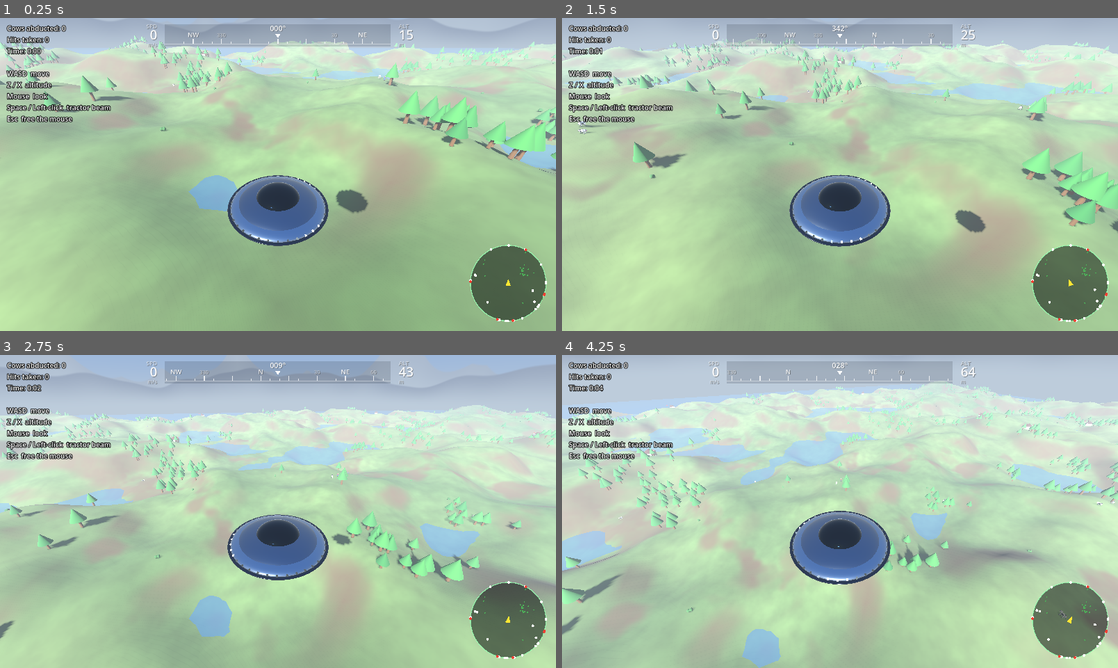
Above: before the commit, frames 1-4 (two rows, left to right).
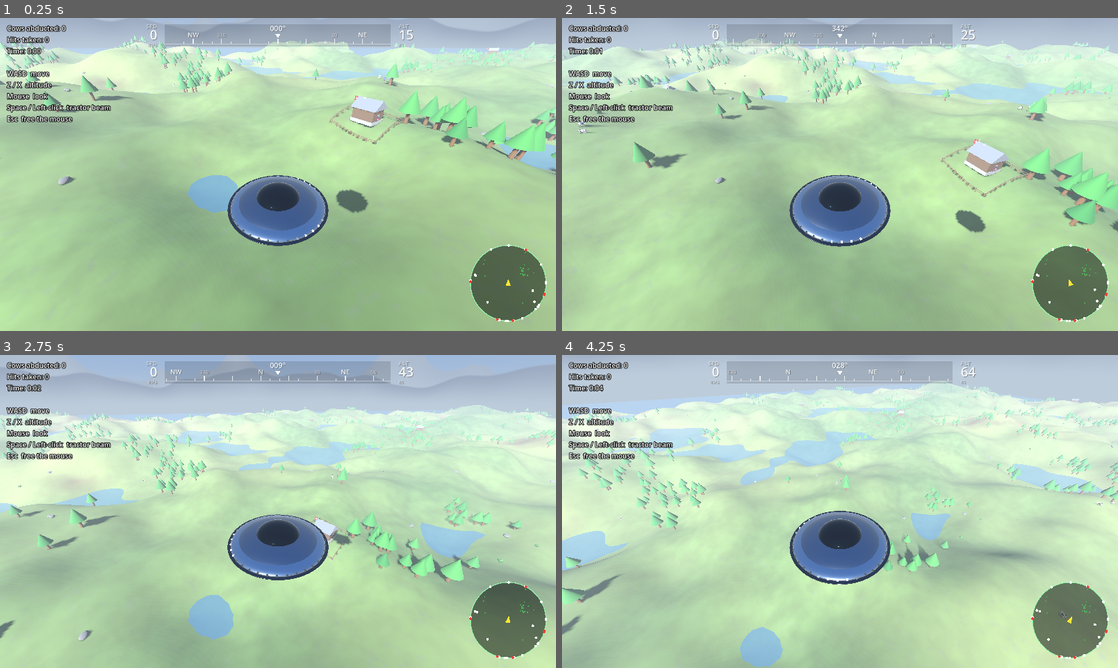
Above: after the commit, the same moments.

Repository: lsandini/cow-abductor
Game: Godot game, scene res://scenes/Main.tscn
Two runs of this game, one before a commit and one after it. Both use one fixed random seed, a clock stepped at 60 frames per second and the inputs below.
Inputs (mouse positions are in pixels of both pictures, inside the frame that each line leads up to):
- Up to frame 1 (0.25 s): no input
- Up to frame 2 (1.5 s): tap Enter at 0.5 s; move the mouse to (867, 174) at 0.52 s; hold Space (beam) 0.53-1.28 s; hold Z (altitude_up) from 0.53 s (still down); click (867, 174) at 0.67 s; move the mouse to (812, 174) at 1.27 s; tap M at 1.35 s
- Up to frame 3 (2.75 s): keep holding Z (altitude_up); move the mouse to (289, 505) at 2.02 s; tap B at 2.1 s
- Up to frame 4 (4.25 s): keep holding Z (altitude_up); move the mouse to (834, 517) at 2.77 s; tap 1 at 2.85 s; click (834, 517) at 2.92 s; move the mouse to (878, 514) at 3.52 s; tap 2 at 3.6 s

The runs differ from the first frame. In frame 1, 8.3% of the frame differs, in the area x 0-100%, y 7-64%; in frame 2, 9.6%, in the area x 0-100%, y 6-86%; in frame 3, 8.2%; in frame 4, 8.9%.

Commit message:
fences, terrain and cow model improvements

Diff:
--- a/scripts/Cow.gd
+++ b/scripts/Cow.gd
@@ -290,6 +290,13 @@
 	# Muzzle: a soft pink snout at the very front.
 	_add_part(_sphere(0.24), pink, Vector3(0, 1.22, 1.20), Vector3.ZERO, Vector3(1.0, 0.78, 0.7))
 
+	# Eyes: little white eyeballs with dark pupils, set on the front of the face
+	# just above the muzzle so the cow reads as friendly and wide-eyed.
+	var eye_white := _solid_material(Color(0.97, 0.97, 0.95))
+	for ex in [-0.165, 0.165]:
+		_add_part(_sphere(0.09), eye_white, Vector3(ex, 1.47, 1.06), Vector3.ZERO, Vector3(0.9, 1.0, 0.7))
+		_add_part(_sphere(0.05), black, Vector3(ex, 1.46, 1.15))
+
 	# Ears: flattened spheres angled out from the sides of the head.
 	_add_part(_sphere(0.14), coat, Vector3(0.30, 1.46, 0.86), Vector3(0, 0, -35), Vector3(1.5, 0.5, 0.9))
 	_add_part(_sphere(0.14), coat, Vector3(-0.30, 1.46, 0.86), Vector3(0, 0, 35), Vector3(1.5, 0.5, 0.9))
@@ -304,8 +311,12 @@
 			_add_part(_cylinder(0.13, 0.09, 0.78), coat, Vector3(x, 0.42, z))
 			_add_part(_cylinder(0.11, 0.11, 0.14), black, Vector3(x, 0.07, z))
 
-	# Udder under the belly toward the back.
-	_add_part(_sphere(0.20), pink, Vector3(0, 0.66, -0.30), Vector3.ZERO, Vector3(1.1, 0.8, 1.2))
+	# Udder: a soft pink dome under the belly toward the back (flat side tucked up
+	# into the belly, rounded side hanging down), finished with four little teats.
+	_add_part(_dome(0.22), pink, Vector3(0, 0.62, -0.28), Vector3(180, 0, 0), Vector3(1.25, 1.0, 1.35))
+	for tx in [-0.09, 0.09]:
+		for tz in [-0.20, -0.36]:
+			_add_part(_cylinder(0.028, 0.038, 0.13), pink, Vector3(tx, 0.45, tz))
 
 	# Tail: a thin drooping cylinder off the rump with a dark tuft on the end.
 	_add_part(_cylinder(0.05, 0.04, 0.6), coat, Vector3(0, 0.80, -0.92), Vector3(28, 0, 0))
@@ -340,6 +351,15 @@
 	return mesh
 
 
+# A hemisphere (flat circle at the top, rounded below). Used for the udder.
+func _dome(radius: float) -> SphereMesh:
+	var mesh := SphereMesh.new()
+	mesh.radius = radius
+	mesh.height = radius        # half as tall as a full sphere = a dome
+	mesh.is_hemisphere = true
+	return mesh
+
+
 func _cylinder(top_radius: float, bottom_radius: float, height: float) -> CylinderMesh:
 	var mesh := CylinderMesh.new()
 	mesh.top_radius = top_radius
--- a/scripts/Terrain.gd
+++ b/scripts/Terrain.gd
@@ -27,7 +27,7 @@
 
 # --- Streaming -------------------------------------------------------------
 @export var chunk_size: float = 130.0      # world side length of one chunk
-@export var chunk_segments: int = 22       # mesh resolution per chunk side
+@export var chunk_segments: int = 36       # mesh resolution per chunk side
 @export var view_radius: int = 4           # chunks kept loaded in each direction
 @export var builds_per_frame: int = 2      # how many chunks we may build per frame
 
@@ -246,16 +246,20 @@
 func _build_ground_mesh(coord: Vector2i) -> Mesh:
 	var seg := chunk_segments
 	var step := chunk_size / float(seg)
-	var ox := coord.x * chunk_size
-	var oz := coord.y * chunk_size
 
 	var st := SurfaceTool.new()
 	st.begin(Mesh.PRIMITIVE_TRIANGLES)
 
 	for j in range(seg + 1):
 		for i in range(seg + 1):
-			var x := ox + i * step
-			var z := oz + j * step
+			# Index from the GLOBAL grid (coord*seg + i) rather than off a per-chunk
+			# origin, so a chunk's last edge column lands on EXACTLY the same float
+			# coordinate as the next chunk's first column. The height/biome/normal
+			# samplers then return identical values on both sides — no seam. (Adding
+			# i*step onto a per-chunk origin instead leaves a sub-unit float mismatch
+			# at the edge that shows up as a faint biome-colour grid line.)
+			var x := (coord.x * seg + i) * step
+			var z := (coord.y * seg + j) * step
 			st.set_color(Color(get_biome(x, z), 0.0, 0.0, 1.0))
 			st.set_uv(Vector2(float(i), float(j)))
 			st.set_normal(_ground_normal(x, z))
@@ -308,9 +312,20 @@
 	for t in int(round(rng.randf_range(0.0, 5.0) * tree_lush)):
 		_place_prop(parent, "tree", ox + rng.randf() * chunk_size, oz + rng.randf() * chunk_size, rng)
 
-	# Rocks — more common on dry/barren ground.
-	for r in int(round(rng.randf_range(0.0, 4.0) * (1.0 - lush))):
+	# Rocks — sparse on lush pasture, common on dry/barren ground.
+	var barren := 1.0 - lush
+	for r in int(round(rng.randf_range(0.0, 3.0) + barren * 6.0)):
 		_place_prop(parent, "rock", ox + rng.randf() * chunk_size, oz + rng.randf() * chunk_size, rng)
+
+	# In the most barren chunks, occasionally drop a scree field — a tight cluster
+	# of rocks that reads as a stony patch matching the bare ground texture.
+	if barren > 0.5 and rng.randf() < barren * 0.55:
+		var sx := ox + rng.randf() * chunk_size
+		var sz := oz + rng.randf() * chunk_size
+		for i in rng.randi_range(4, 9):
+			var a := rng.randf() * TAU
+			var d := sqrt(rng.randf()) * 7.0
+			_place_prop(parent, "rock", sx + cos(a) * d, sz + sin(a) * d, rng)
 
 	# Bushes sprinkled everywhere to break up the grass.
 	for b in rng.randi_range(0, 4):
@@ -324,9 +339,14 @@
 		var hh := get_height(hx, hz)
 		if hh >= water_level + 0.6 and hh < 40.0:
 			var chalet := _make_chalet(rng)
+			var rot := rng.randf() * TAU
 			chalet.position = Vector3(hx, hh - 0.2, hz)   # nestle slightly into the slope
-			chalet.rotation.y = rng.randf() * TAU
+			chalet.rotation.y = rot
 			parent.add_child(chalet)
+			# The fence is built in world space (each post sampled against the
+			# terrain) so it hugs the slope instead of floating, so it lives on the
+			# chunk rather than under the flat chalet node.
+			_build_fence(parent, hx, hz, rot, rng)
 
 
 # Sit a prop on the terrain at (x, z), skipping anything that would stand in
@@ -425,52 +445,240 @@
 	return bush
 
 
-# A little Swiss chalet: timber walls under a hip roof with a chimney, and a
-# flag on a pole planted beside it.
-func _make_chalet(_rng: RandomNumberGenerator) -> Node3D:
+# A Valais-style Swiss chalet (see chalet.jpg): dark weathered-timber walls on a
+# stone base, under a steep GABLED roof of grey stone slates, with a stone
+# chimney, shuttered windows over flower boxes, a flag, and a split-rail fence
+# ringing the yard.
+func _make_chalet(rng: RandomNumberGenerator) -> Node3D:
 	var chalet := Node3D.new()
 	chalet.name = "Chalet"
 
-	var wall_mat := _solid_material(Color(0.82, 0.72, 0.55))   # warm timber walls
-	var roof_mat := _solid_material(Color(0.32, 0.17, 0.13))   # dark red-brown roof
-
-	# Walls: ~6.5 m wide, 5 m deep, 3.2 m tall (a real cottage dwarfs the cows).
+	# Weathered alpine palette, with a little per-chalet variation.
+	var timber_mat := _solid_material(
+		Color(0.34, 0.24, 0.16).lerp(Color(0.46, 0.33, 0.22), rng.randf()))   # sun-darkened logs
+	var stone_mat := _solid_material(Color(0.54, 0.53, 0.50))                  # foundation / chimney
+	var slate_mat := _solid_material(
+		Color(0.38, 0.40, 0.43).lerp(Color(0.46, 0.46, 0.47), rng.randf()))   # grey stone-slab roof
+
+	const W := 6.5    # width  (x)
+	const D := 5.0    # depth  (z)
+	const WALL_H := 3.0
+
+	# Stone foundation the timber sits on — a touch wider so it reads as a plinth.
+	var base_mesh := BoxMesh.new()
+	base_mesh.size = Vector3(W + 0.3, 1.0, D + 0.3)
+	var base := MeshInstance3D.new()
+	base.mesh = base_mesh
+	base.material_override = stone_mat
+	base.position.y = 0.5
+	chalet.add_child(base)
+
+	# Timber walls (log-cabin body) standing on the plinth.
 	var walls_mesh := BoxMesh.new()
-	walls_mesh.size = Vector3(6.5, 3.2, 5.0)
+	walls_mesh.size = Vector3(W, WALL_H, D)
 	var walls := MeshInstance3D.new()
 	walls.mesh = walls_mesh
-	walls.material_override = wall_mat
-	walls.position.y = 1.6
+	walls.material_override = timber_mat
+	walls.position.y = 1.0 + WALL_H * 0.5
 	chalet.add_child(walls)
 
-	# Hip (pyramid) roof: a 4-sided cone turned 45 deg to sit square on the walls.
-	var roof_mesh := CylinderMesh.new()
-	roof_mesh.top_radius = 0.0
-	roof_mesh.bottom_radius = 4.7   # ~6.6 m across the eaves, a little overhang
-	roof_mesh.height = 2.8          # steep alpine pitch; ridge ends up ~6 m up
-	roof_mesh.radial_segments = 4
+	var eaves_y := 1.0 + WALL_H   # top of the walls / base of the roof
+
+	# Gabled roof: a triangular prism. The PrismMesh extrudes its triangle along
+	# Z, so we rotate it 90 deg to lay the ridge along X (the width). Generous
+	# overhang on all sides, the way heavy alpine roofs hang over the walls.
+	const ROOF_H := 2.4
+	var roof_mesh := PrismMesh.new()
+	roof_mesh.size = Vector3(D + 1.4, ROOF_H, W + 1.0)   # (base across eaves, height, ridge length)
 	var roof := MeshInstance3D.new()
 	roof.mesh = roof_mesh
-	roof.material_override = roof_mat
-	roof.position.y = 4.6           # base on the wall top (3.2) + half the height
-	roof.rotation.y = PI / 4.0
+	roof.material_override = slate_mat
+	roof.position.y = eaves_y + ROOF_H * 0.5
+	roof.rotation.y = PI / 2.0
 	chalet.add_child(roof)
 
-	# A little chimney.
+	# Triangular gable infill so the timber wall reaches the ridge on the end
+	# faces (the prism alone would leave the gable ends open above the eaves).
+	for sx in [-1.0, 1.0]:
+		var gable_mesh := PrismMesh.new()
+		gable_mesh.size = Vector3(D, ROOF_H, 0.25)
+		var gable := MeshInstance3D.new()
+		gable.mesh = gable_mesh
+		gable.material_override = timber_mat
+		gable.position = Vector3(sx * (W * 0.5 - 0.12), eaves_y + ROOF_H * 0.5, 0.0)
+		gable.rotation.y = PI / 2.0
+		chalet.add_child(gable)
+
+	# Stone chimney rising past the ridge.
 	var chimney_mesh := BoxMesh.new()
-	chimney_mesh.size = Vector3(0.6, 1.5, 0.6)
+	chimney_mesh.size = Vector3(0.7, 2.0, 0.7)
 	var chimney := MeshInstance3D.new()
 	chimney.mesh = chimney_mesh
-	chimney.material_override = roof_mat
-	chimney.position = Vector3(1.7, 5.3, 0.9)
+	chimney.material_override = stone_mat
+	chimney.position = Vector3(W * 0.25, eaves_y + 1.4, 0.0)
 	chalet.add_child(chimney)
+
+	# A heavy plank door, centred on the front (+Z) face.
+	var door_mesh := BoxMesh.new()
+	door_mesh.size = Vector3(1.1, 2.0, 0.12)
+	var door := MeshInstance3D.new()
+	door.mesh = door_mesh
+	door.material_override = _solid_material(Color(0.22, 0.15, 0.10))
+	door.position = Vector3(0.0, 2.0, D * 0.5 + 0.02)
+	chalet.add_child(door)
+
+	# Shuttered windows with flower boxes, two on the front, one on each end.
+	for wx in [-1.9, 1.9]:
+		var win := _make_window(rng)
+		win.position = Vector3(wx, 2.0, D * 0.5 + 0.02)
+		chalet.add_child(win)
+	for sx2 in [-1.0, 1.0]:
+		var win_side := _make_window(rng)
+		win_side.position = Vector3(sx2 * (W * 0.5 + 0.02), 2.0, 0.0)
+		win_side.rotation.y = sx2 * PI / 2.0
+		chalet.add_child(win_side)
 
 	# The flag on its pole, planted just beside the cottage.
 	var flag := _make_flag()
-	flag.position = Vector3(5.0, 0.0, 1.2)
+	flag.position = Vector3(W * 0.5 + 1.0, 0.0, 1.2)
 	chalet.add_child(flag)
 
+	# The split-rail fence is built separately, in world space, so it can hug the
+	# terrain slope (see _build_fence at the chalet's call site).
 	return chalet
+
+
+# A small shuttered window (facing +Z) over a flower box, the way alpine chalets
+# carry geraniums on every sill. Returned in its own frame so callers just
+# position/rotate it onto a wall.
+func _make_window(rng: RandomNumberGenerator) -> Node3D:
+	var win := Node3D.new()
+	win.name = "Window"
+
+	# White-painted frame with a dark glass pane recessed into it.
+	var frame := MeshInstance3D.new()
+	var frame_mesh := BoxMesh.new()
+	frame_mesh.size = Vector3(1.05, 1.2, 0.1)
+	frame.mesh = frame_mesh
+	frame.material_override = _solid_material(Color(0.90, 0.89, 0.85))
+	win.add_child(frame)
+
+	var pane := MeshInstance3D.new()
+	var pane_mesh := BoxMesh.new()
+	pane_mesh.size = Vector3(0.82, 0.96, 0.08)
+	pane.mesh = pane_mesh
+	pane.material_override = _solid_material(Color(0.20, 0.26, 0.30))
+	pane.position.z = 0.04
+	win.add_child(pane)
+
+	# Open shutters flanking the frame.
+	var shutter_mat := _solid_material(Color(0.45, 0.20, 0.16))   # weathered barn red
+	for sx in [-1.0, 1.0]:
+		var shutter := MeshInstance3D.new()
+		var shutter_mesh := BoxMesh.new()
+		shutter_mesh.size = Vector3(0.28, 1.2, 0.06)
+		shutter.mesh = shutter_mesh
+		shutter.material_override = shutter_mat
+		shutter.position = Vector3(sx * 0.66, 0.0, 0.04)
+		win.add_child(shutter)
+
+	# Flower box on the sill with a few bright blooms.
+	var box := MeshInstance3D.new()
+	var box_mesh := BoxMesh.new()
+	box_mesh.size = Vector3(1.1, 0.22, 0.26)
+	box.mesh = box_mesh
+	box.material_override = _solid_material(Color(0.30, 0.20, 0.13))
+	box.position = Vector3(0.0, -0.74, 0.14)
+	win.add_child(box)
+
+	var blooms := [Color(0.86, 0.20, 0.28), Color(0.90, 0.36, 0.55), Color(0.80, 0.16, 0.20)]
+	for i in 5:
+		var petal := MeshInstance3D.new()
+		var petal_mesh := SphereMesh.new()
+		petal_mesh.radius = 0.11
+		petal_mesh.height = 0.22
+		petal.mesh = petal_mesh
+		petal.material_override = _solid_material(blooms[rng.randi() % blooms.size()])
+		petal.position = Vector3(-0.44 + i * 0.22, -0.60, 0.18)
+		win.add_child(petal)
+
+	return win
+
+
+# A rustic split-rail fence enclosing the chalet's yard, with a gate gap at the
+# front. Built in WORLD space (added to the chunk, not the chalet): every post is
+# sampled against the terrain so the fence hugs the slope, and the rails tilt to
+# join neighbouring post tops instead of floating flat. Purely cosmetic — props
+# carry no collision. (ox, oz) is the chalet's world position; rot its yaw.
+func _build_fence(parent: Node3D, ox: float, oz: float, rot: float, _rng: RandomNumberGenerator) -> void:
+	var mat := _solid_material(Color(0.40, 0.29, 0.19))
+
+	const HX := 7.5    # half-extents of the yard (chalet-local)
+	const HZ := 6.5
+	const GATE := 1.4  # half-width of the front gate opening
+
+	# Five straight runs in chalet-local XZ; the front (+Z) is split around the gate.
+	_fence_run(parent, mat, ox, oz, rot, Vector2(-HX, HZ), Vector2(-GATE, HZ))   # front-left
+	_fence_run(parent, mat, ox, oz, rot, Vector2(GATE, HZ), Vector2(HX, HZ))     # front-right
+	_fence_run(parent, mat, ox, oz, rot, Vector2(-HX, -HZ), Vector2(HX, -HZ))    # back
+	_fence_run(parent, mat, ox, oz, rot, Vector2(-HX, -HZ), Vector2(-HX, HZ))    # left
+	_fence_run(parent, mat, ox, oz, rot, Vector2(HX, -HZ), Vector2(HX, HZ))      # right
+
+
+# Turn a chalet-local XZ offset into a world XZ point (yaw rotation + translation).
+func _fence_world(ox: float, oz: float, rot: float, local: Vector2) -> Vector2:
+	var c := cos(rot)
+	var s := sin(rot)
+	return Vector2(ox + c * local.x + s * local.y, oz - s * local.x + c * local.y)
+
+
+# Build one straight fence run between two chalet-local points: evenly spaced
+# posts, each dropped onto the terrain, joined by two rails that tilt to follow
+# the ground between consecutive posts.
+func _fence_run(parent: Node3D, mat: StandardMaterial3D, ox: float, oz: float, rot: float,
+		a: Vector2, b: Vector2) -> void:
+	var spans := int(max(1, round((b - a).length() / 2.4)))
+
+	# Sample each post's world position + terrain height along the run.
+	var pts: Array[Vector3] = []
+	for i in spans + 1:
+		var local := a.lerp(b, float(i) / float(spans))
+		var w := _fence_world(ox, oz, rot, local)
+		pts.append(Vector3(w.x, get_height(w.x, w.y), w.y))
+
+	# Posts: stand each one at its sampled height, sunk a little into the ground.
+	for p in pts:
+		var post := MeshInstance3D.new()
+		var post_mesh := BoxMesh.new()
+		post_mesh.size = Vector3(0.16, 1.5, 0.16)
+		post.mesh = post_mesh
+		post.material_override = mat
+		post.position = p + Vector3(0.0, 0.45, 0.0)   # top ~1.2 above ground, base sunk ~0.3
+		post.rotation.y = rot
+		parent.add_child(post)
+
+	# Rails: one segment per post gap, tilted to connect the two post tops so the
+	# rail follows the slope instead of cutting through or floating over it.
+	for ry in [0.55, 1.0]:
+		for i in spans:
+			var p0 := pts[i] + Vector3(0.0, ry, 0.0)
+			var p1 := pts[i + 1] + Vector3(0.0, ry, 0.0)
+			var seg := p1 - p0
+			var rail := MeshInstance3D.new()
+			var rail_mesh := BoxMesh.new()
+			rail_mesh.size = Vector3(seg.length(), 0.12, 0.08)
+			rail.mesh = rail_mesh
+			rail.material_override = mat
+			# Orient the rail's local +X axis along the segment (handles both the
+			# horizontal heading and the up/down pitch of the slope).
+			var x_axis := seg.normalized()
+			var z_axis := x_axis.cross(Vector3.UP)
+			if z_axis.length() < 0.001:
+				z_axis = Vector3.FORWARD   # degenerate: perfectly vertical segment
+			z_axis = z_axis.normalized()
+			var y_axis := z_axis.cross(x_axis).normalized()
+			rail.transform = Transform3D(Basis(x_axis, y_axis, z_axis), (p0 + p1) * 0.5)
+			parent.add_child(rail)
 
 
 # A small Swiss flag (red field with a white cross) on a slim pole.
@@ -613,23 +821,46 @@
 void fragment() {
 	vec2 wp = world_pos.xz;
 
-	float macro  = fbm(wp * 0.020);
-	float detail = fbm(wp * 0.220);
-
-	// Base grass, grained by the fine noise.
+	// Multi-scale noise fields, all keyed to world position so regions blend
+	// organically and never repeat or tile.
+	float macro  = fbm(wp * 0.020);                         // grass tone variation
+	float detail = fbm(wp * 0.220);                         // fine graining
+	float region = fbm(wp * 0.0065 + vec2(19.0, 7.0));      // very large regions
+	float patchN = fbm(wp * 0.050  + vec2(60.0, 5.0));      // medium ragged patches
+	float slope  = 1.0 - clamp(world_normal.y, 0.0, 1.0);
+
+	// Aridity: how dry/barren this stretch of ground is. Driven by the biome
+	// field (sparse-tree regions read as dry) AND an independent large-scale
+	// noise, so barren ground also crops up inside otherwise green country —
+	// variety without any geometric boundary.
+	float aridity = clamp(0.7 * (1.0 - v_lush) + 0.9 * region - 0.35, 0.0, 1.0);
+
+	// Base grass, grained by the fine noise, with a subtle per-region hue drift
+	// so even the lush pastures aren't one flat green.
 	vec3 grass = mix(grass_low, grass_high, macro);
+	grass = mix(grass, grass * vec3(0.96, 1.03, 0.90), region * 0.5);
 	grass *= 0.82 + 0.36 * detail;
 
-	// Dry biomes yellow out; a little local noise softens the biome edge.
-	float dry = clamp((1.0 - v_lush) * (0.7 + 0.6 * fbm(wp * 0.010 + vec2(31.0, 17.0))), 0.0, 1.0);
-	grass = mix(grass, grass_dry, dry * 0.7);
-
-	// Bare-earth patches and a little dirt on gentle slopes.
-	float patch = smoothstep(0.58, 0.72, fbm(wp * 0.035 + vec2(60.0, 5.0)));
-	float slope = 1.0 - clamp(world_normal.y, 0.0, 1.0);
-	float dirt_amt = max(patch, smoothstep(0.05, 0.16, slope));
-	dirt_amt *= 0.7 + 0.5 * detail;
+	// Arid stretches yellow toward dry-grass colour.
+	grass = mix(grass, grass_dry, smoothstep(0.10, 0.70, aridity) * 0.8);
+
+	// Barren exposed earth: grows with aridity, with ragged medium-noise edges
+	// (noise pushed into the threshold input, not the output, so the boundary
+	// stays soft and irregular instead of a clean contour).
+	float barren = smoothstep(0.48, 0.86, aridity + (patchN - 0.5) * 0.55);
+	// Bare earth on genuinely steep ground only. The threshold starts well above
+	// flat (0.18) so tiny per-facet normal wobble on pasture does NOT trip it —
+	// otherwise the low-poly mesh triangles outline themselves as a dirt grid.
+	float slope_dirt = smoothstep(0.18, 0.42, slope);
+	float dirt_amt = max(barren, slope_dirt * 0.85);
+	dirt_amt *= 0.75 + 0.45 * detail;
 	vec3 col = mix(grass, dirt_color, clamp(dirt_amt, 0.0, 1.0));
+
+	// Scattered stones / scree: speckle grey rock into the ground, densest where
+	// it is most barren so dry country reads as genuinely stony.
+	float speck = fbm(wp * 0.7 + vec2(3.0, 9.0));
+	float stones = smoothstep(0.58, 0.74, speck) * (0.18 + 0.82 * barren);
+	col = mix(col, rock_color * (0.85 + 0.3 * detail), clamp(stones, 0.0, 1.0));
 
 	// Grey rock on the steeper, higher mountain faces (kept above ordinary hills).
 	float rocky = smoothstep(0.22, 0.5, slope) * smoothstep(34.0, 70.0, world_pos.y);
Binary file added: chalet.JPG
Not shown, added: chalet.JPG.import
Not shown, changed: deploy.sh
